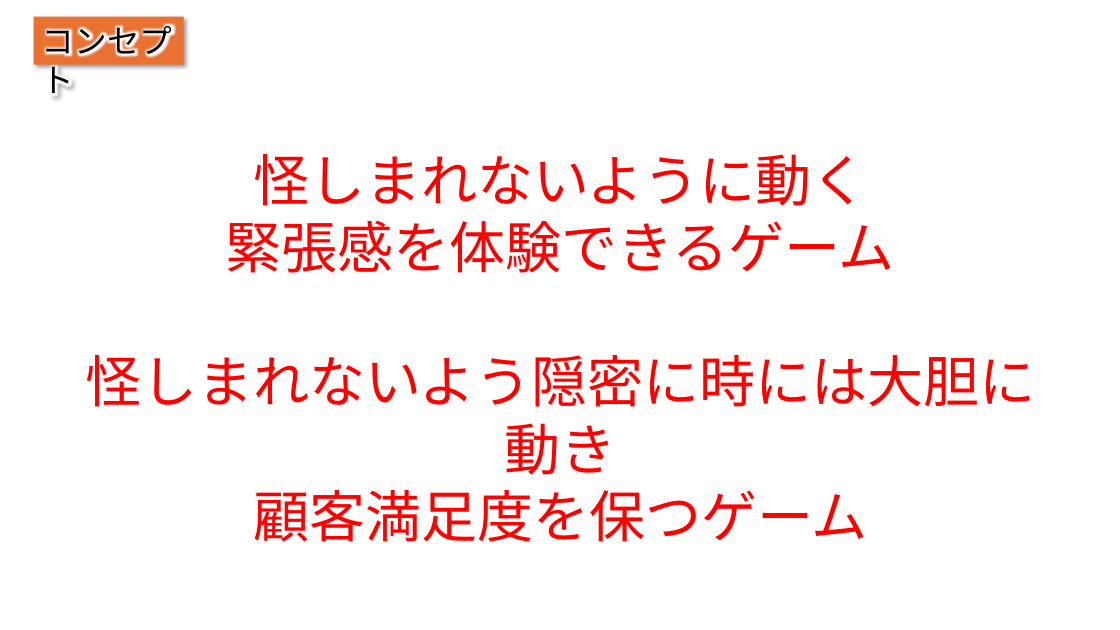
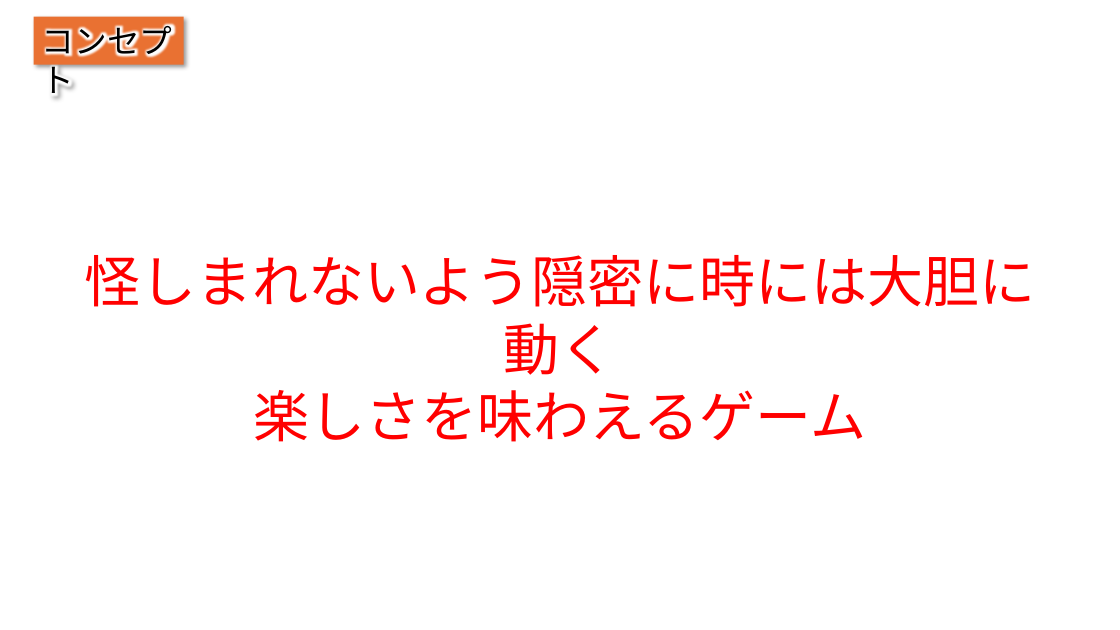
Before and after one commit to IbukiOkusada/GradProject, a slide deck: slide 2 of 企画書/カットビ企画書.pptx. Drawn at 1120x630 pixels with LibreOffice and Linux fonts; fonts in the diff are those of the drawing. Boxes give left, top, right and bottom in pixels: in the first picture for what was removed or moved away, otherwise in the second. Text is boxed around its words. In the diff, an @@ line names an element or a change of style, - is before the commit and + after.

```diff
--- a/企画書/カットビ企画書.pptx
+++ b/企画書/カットビ企画書.pptx
@@ text at (x1=85, y1=255, x2=1036, y2=442): text changed @@
-怪しまれないように動く
-緊張感を体験できるゲーム
-怪しまれないよう隠密に時には大胆に動き
-顧客満足度を保つゲーム
+怪しまれないよう隠密に時には大胆に動く
+楽しさを味わえるゲーム
```
Also in this commit, not shown: 4 other slides changed.
